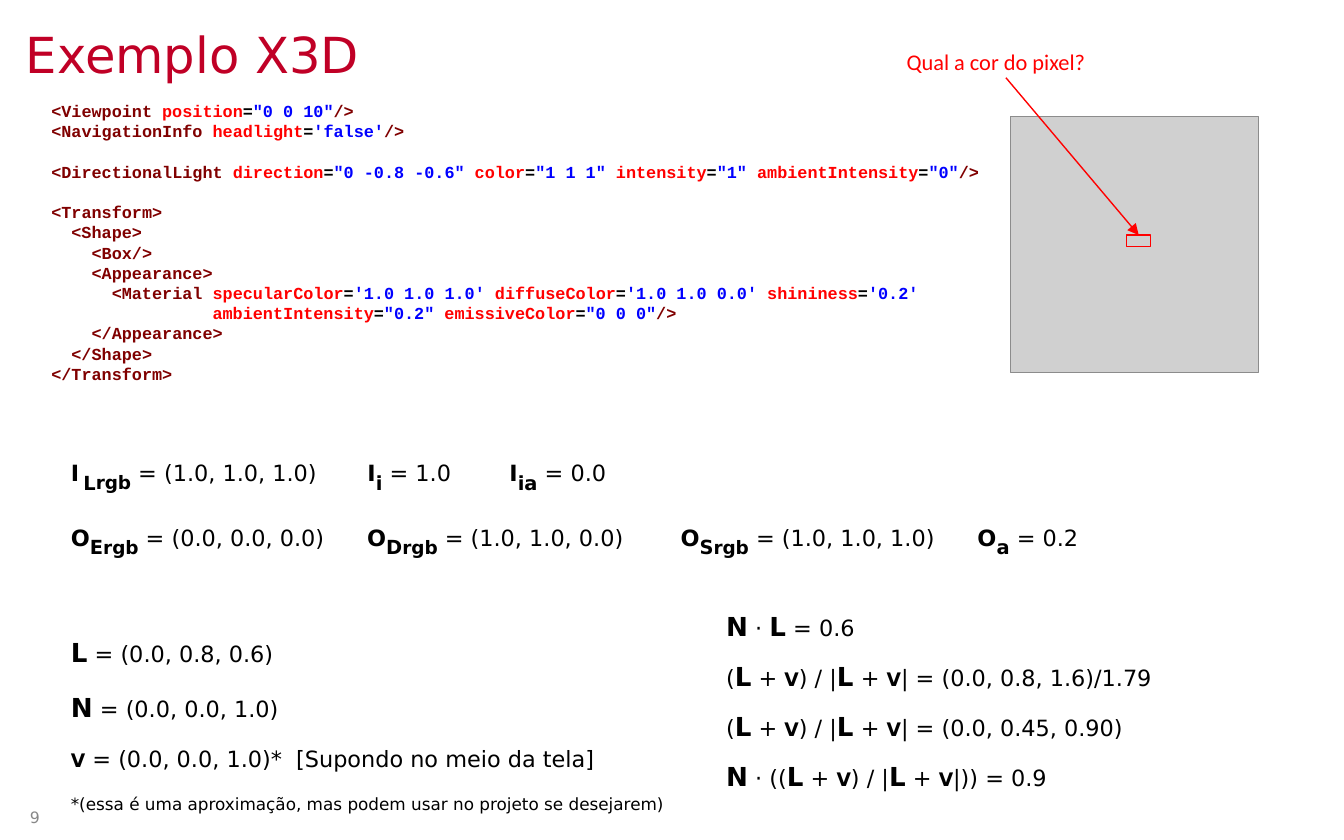
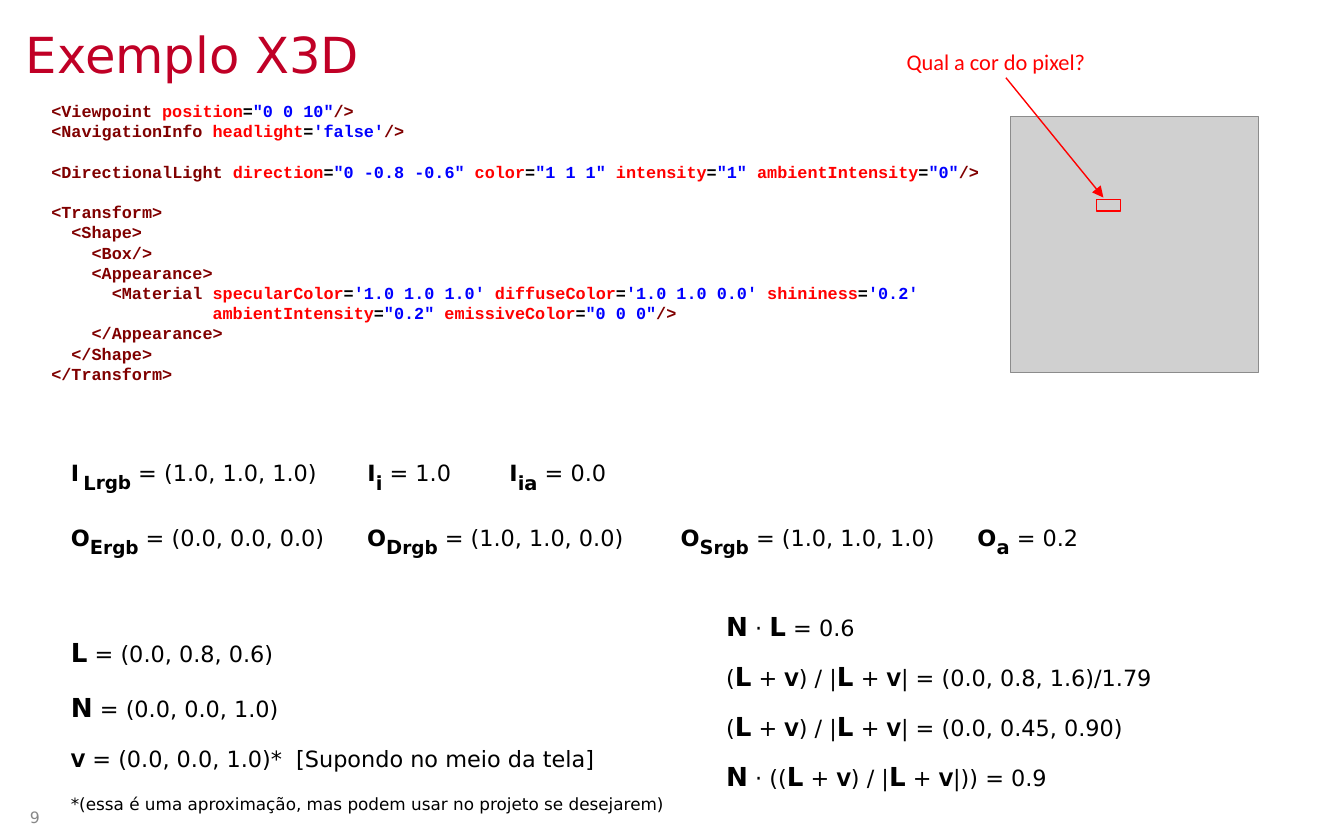
Before and after one commit to lpsoares/ComputacaoGrafica, a slide deck: slide 9 of content/aulas/16-revisao4/aula16_revisao4.pptx. Drawn at 1344x840 pixels with LibreOffice and Linux fonts; fonts in the diff are those of the drawing; grey boxes stand for pictures; background and template pictures are left out. Boxes give left, top, right and bottom in pixels: in the first picture for what was removed or moved away, otherwise in the second. Text is boxed around its words. In the diff, an @@ line names an element or a change of style, - is before the commit and + after.

```diff
--- a/content/aulas/16-revisao4/aula16_revisao4.pptx
+++ b/content/aulas/16-revisao4/aula16_revisao4.pptx
@@ arrow moved from (1005, 78) - (1138, 235) to (1005, 78) - (1103, 198) @@
@@ rectangle: place and size @@
-rectangle at [1126,235,1150,247]
+rectangle at [1097,199,1121,211]
```
Also in this commit, not shown: 7 other slides changed, 3 slides added.
